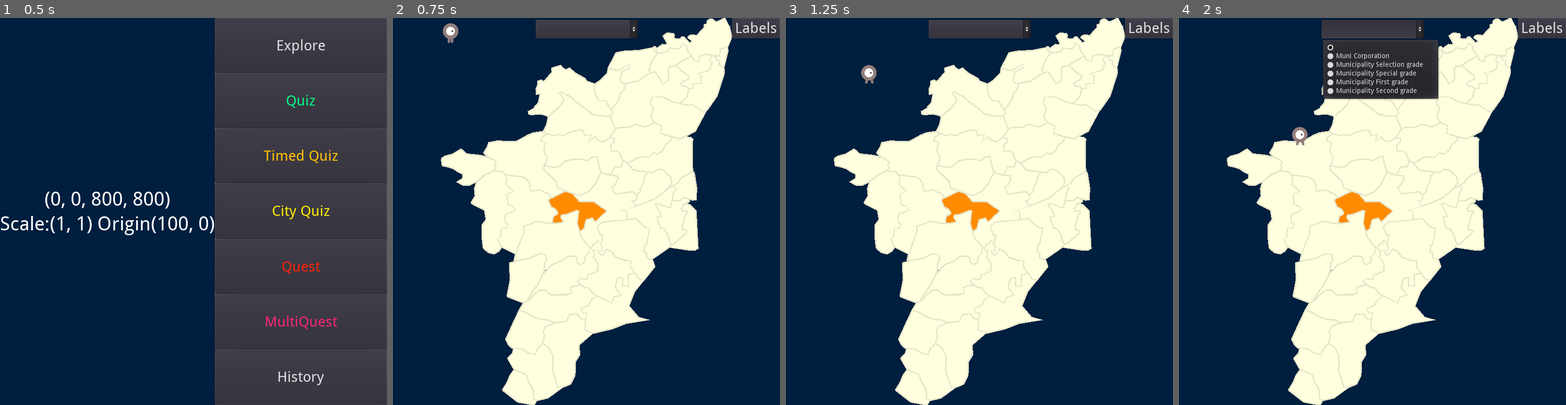
Above: before the commit, frames 1-4 (left to right).
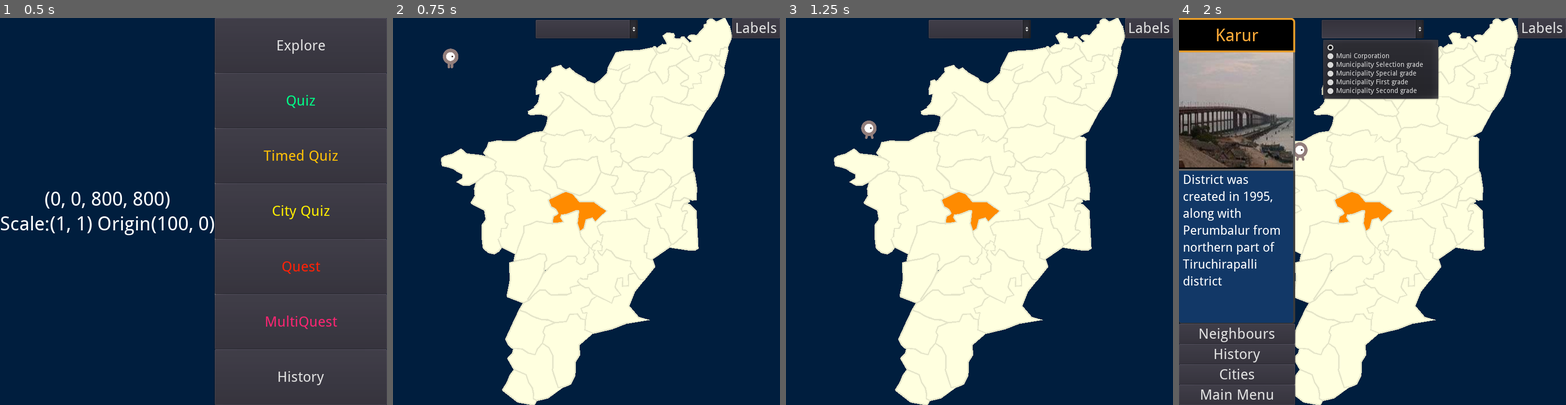
Above: after the commit, the same moments.

Repository: sharun-s/godot-tn
Game: Godot game, scene res://Node2D.tscn
Two runs of this game, one before a commit and one after it. Both use one fixed random seed, a clock stepped at 60 frames per second and the inputs below.
Inputs (mouse positions are in pixels of both pictures, inside the frame that each line leads up to):
- Up to frame 1 (0.5 s): no input
- Up to frame 2 (0.75 s): click "Explore" at 0.5 s
- Up to frame 3 (1.25 s): no input
- Up to frame 4 (2 s): click (1372, 29) at 1.25 s

Frame 1 is identical in both runs. In frame 2, 0.3% of the frame differs, in the area x 12-17%, y 1-13%; in frame 3, 0.3%; in frame 4, 30%, in the area x 0-34%, y 0-100%.

Commit message:
autolayout of labels to minimze overlap using physics added long jump to gopal loco

Diff:
--- a/TN.gd
+++ b/TN.gd
@@ -562,7 +562,9 @@
 #Dont add too many if conditions here. Instead set meta data like border color, selected district on some user action and then call update()
 # redraw should as fast as possible
 func _draw():
-	var ts=OS.get_ticks_msec()
+	var ts
+	if OS.has_feature("editor"):
+		ts=OS.get_ticks_msec()
 	if game_in_progress==2:
 		draw_historic_borders()
 		return
@@ -579,11 +581,16 @@
 		draw_polyline(poly, border_color, border_width)
 	var tpos
 	for dx in CD.get_children():
-		tpos=CD.position + dx.position + Vector2(40, 40) #+ Vector2(0, dx.polygon[10].y)
+		#tpos=CD.position + dx.position + Vector2(40, 40) #+ Vector2(0, dx.polygon[10].y)
+		if len(labelpos)==0:
+			break
+		print('.')
+		tpos=labelpos[dx.name]
 		draw_rect(Rect2(tpos - Vector2(labelmargin, labelfontht-labelmargin), Vector2(len(dx.name)*labelfontwd, labelfontht+2*labelmargin)), dx.get_meta('labelbgcolor'))
 		draw_rect(Rect2(tpos - Vector2(labelmargin+4, labelfontht-labelmargin), Vector2(4, labelfontht+2*labelmargin)), dx.get_meta('labelbarcolor'))
 		draw_string(df, tpos, dx.name, dx.get_meta('labelcolor'))
-	print('drawtime ',OS.get_ticks_msec() - ts)
+	if OS.has_feature("editor"):
+		print('drawtime ',OS.get_ticks_msec() - ts)
 
 func _on_Quiz_pressed():
 	reset()
@@ -669,6 +676,13 @@
 		deselect()
 		$Label.text=''
 		get_tree().set_group("dlabels","visible",false)
+
+
+func fly(flyto, ts, jumpht):
+	tw.interpolate_property($Gopal, "position:x", $Gopal.position.x, flyto.x, ts, Tween.TRANS_LINEAR,Tween.EASE_IN)
+	tw.interpolate_property($Gopal, "position:y", $Gopal.position.y, flyto.y-jumpht, ts/2, Tween.TRANS_QUAD, Tween.EASE_OUT)
+	tw.interpolate_property($Gopal, "position:y", flyto.y-jumpht, flyto.y, ts/2, Tween.TRANS_QUAD, Tween.EASE_IN, ts/2)
+
 #var moving:=false
 func gotoDistrict():
 	disableui()
@@ -687,7 +701,11 @@
 		var direction=$Gopal.position.direction_to(gpos)
 		$Gopal.velocity=direction
 		time=distance/$Gopal.speed
-		tw.interpolate_property($Gopal,"position",$Gopal.position,gpos,time)
+		if abs(distance) > 250 :
+			fly(gpos, time, 96)
+		else:
+			tw.interpolate_property($Gopal,"position",$Gopal.position,gpos,time)
+		# 100*direction.y)
 		tw.start()
 		var x=yield(tw, 'tween_completed')
 		#moving=false
@@ -720,17 +738,12 @@
 #var lcnt=0
 #var cs2d=CircleShape2D.new()
 func add_label(district, pos, groupname):
-#	var r
-#	if lcnt %2 == 0:
-#		r=RigidBody2D.new()
-#		r.constant_linear_velocity=Vector2(0.0, -3.0)
-#		r.collision_mask=2
-#		r.collision_layer=2
-#	else:
-#		r=RigidBody2D.new()
-#		r.collision_layer=2
-#		r.collision_mask=2
-#	lcnt=lcnt+1
+	var r=RigidBody2D.new()
+	r.mode=RigidBody2D.MODE_CHARACTER
+	r.gravity_scale=0
+	#r.constant_linear_velocity=Vector2(0.0, -3.0)
+	#r.collision_mask=2
+	#r.collision_layer=2
 	var l:Label=Label.new()
 	#df.size=labelfontht
 	l.set("custom_fonts/font",df)
@@ -740,13 +753,22 @@
 	#l.set("custom_constants/shadow_offset_x",3)
 	#l.set("custom_constants/shadow_offset_y",3)
 	#l.set("custom_constants/shadow_as_outline",0)
-	l.visible=false
+	#l.visible=false
 	l.text=district
-	#l.name='lbl'+district
-	l.rect_position=pos
+	l.rect_position=pos +Vector2(30,30)
 	#l.rect_scale=Vector2(1/scale.x, 1/scale.y)
 	l.add_to_group(groupname)
-	add_child(l)
+	var c=CollisionShape2D.new()
+	c.modulate=Color.green
+	var r2d:RectangleShape2D=RectangleShape2D.new()
+	r2d.extents=l.rect_size/2
+	c.position=pos +Vector2(30,30)+ l.rect_size/2
+	#print(district, c.position)
+	c.shape=r2d
+	r.add_child(c)
+	r.add_child(l)
+	#r.position=pos
+	add_child(r)
 
 func _on_Labels_toggled(button_pressed):
 	if button_pressed:
@@ -754,7 +776,7 @@
 			dx.set_meta('labelcolor',labelcolor)
 			dx.set_meta('labelbgcolor',Color.black)
 			dx.set_meta('labelbarcolor',Color.orange)
-		#get_tree().set_group("dlabels","visible",true)
+		#get_tree().set_group("testlabels","visible",true)
 		#$HUD/TopRight/Labels["custom_styles/normal"].bg_color = Color("#bada55")
 		$HUD/TopRight/Labels["modulate"]=labelcolor
 	else:
@@ -762,9 +784,17 @@
 			dx.set_meta('labelcolor',labelcolor_off)
 			dx.set_meta('labelbgcolor',labelcolor_off)
 			dx.set_meta('labelbarcolor',labelcolor_off)
-		#get_tree().set_group("dlabels","visible",false)
+		#get_tree().set_group("testlabels","visible",false)
 		$HUD/TopRight/Labels["modulate"]=Color(1.0, 1.0, 1.0)
 	update()
+
+var labelpos={}
+func calculate_lable_layout():
+	if len(labelpos) == 0:
+		for x in get_children():
+			if x is RigidBody2D:
+				labelpos[x.get_child(1).text]=x.transform.origin+x.get_child(1).rect_position
+				x.queue_free()
 
 func _on_TN_ready():
 	#$HUD/HistoryControl.rect_scale=Vector2(1/scale.x, 1/scale.y)
@@ -775,8 +805,10 @@
 		dx.set_meta('labelcolor',labelcolor_off)
 		dx.set_meta('labelbgcolor',labelcolor_off)
 		dx.set_meta('labelbarcolor',labelcolor_off)
+		add_label(dx.name, CD.position+dx.position, 'testlabels')
 	get_tree().call_group("allcities","hide")
 	print('click map shape count', Physics2DServer.area_get_shape_count($Districts/ClickDetector.get_rid()))
+	get_tree().call_group("testlabels","hide")
 	#debug prints cities per district, district history etc
 	#for dt in d.keys():
 	#	print(dt, get_history(dt))
@@ -868,7 +900,7 @@
 
 	#setup data for transition animation
 	# using karur as proxy center of the state from where the initial 12 districts appear
-	var old=[{node=get_node('Karur'),loc=center('Karur')}] #d['Karur']}]
+	var old=[{node=CD.get_node('Karur'),loc=center('Karur')}] #d['Karur']}]
 	var newlist=[]
 	#for timeline
 	var names=[]
@@ -1153,6 +1185,7 @@
 
 func _on_Explore_pressed():
 	$Gopal.show()
+	calculate_lable_layout()
 	$HUD/TopRight/Labels.show()
 	$HUD/Top/LabelCities.show()
 	var randstartidx=rng.randi_range(0,CD.get_child_count()-1)
